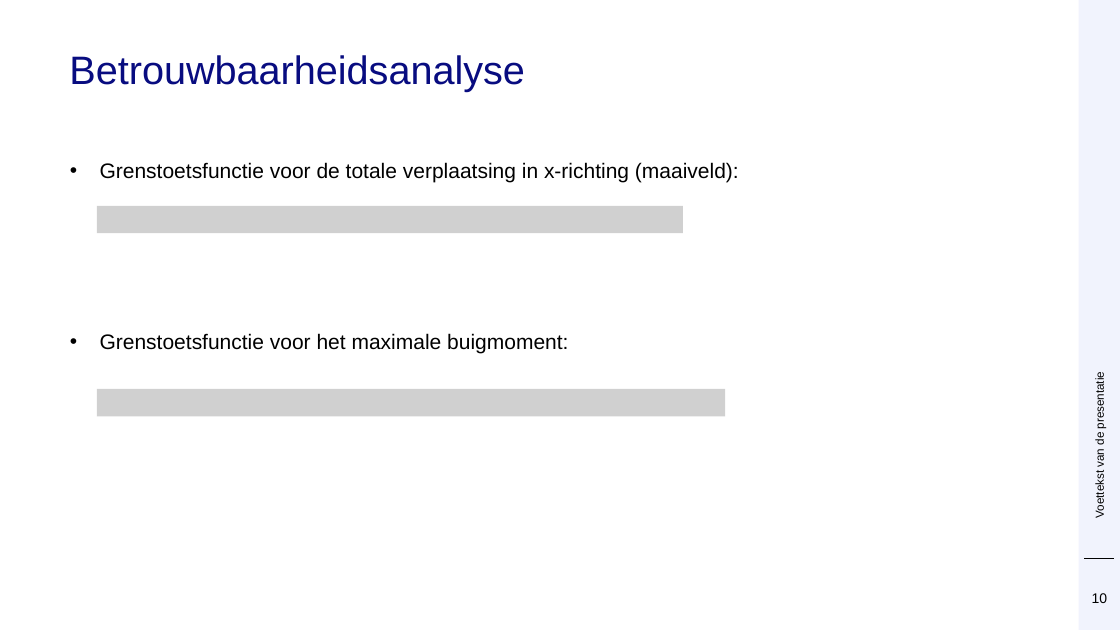
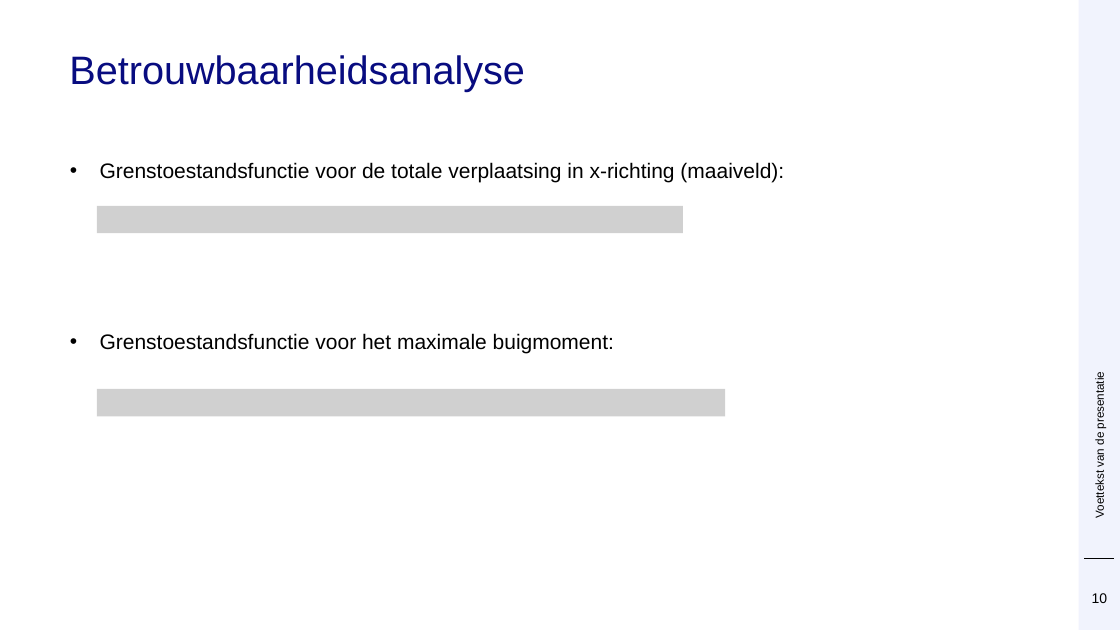
Before and after one commit to Deltares/ProbabilisticLibrary, a slide deck: slide 10 of sources/Deltares.Probabilistic.PWrapper.Examples/kratos/Prob Kratos DSD.pptx. Drawn at 1120x630 pixels with LibreOffice and Linux fonts; fonts in the diff are those of the drawing; grey boxes stand for pictures; background and template pictures are left out. Boxes give left, top, right and bottom in pixels: in the first picture for what was removed or moved away, otherwise in the second. Text is boxed around its words. In the diff, an @@ line names an element or a change of style, - is before the commit and + after.

Commit message:
typo grenstoestandsfunctie

```diff
--- a/sources/Deltares.Probabilistic.PWrapper.Examples/kratos/Prob Kratos DSD.pptx
+++ b/sources/Deltares.Probabilistic.PWrapper.Examples/kratos/Prob Kratos DSD.pptx
@@ text at (x1=100, y1=162, x2=784, y2=354): text changed @@
-• Grenstoetsfunctie voor de totale verplaatsing in x-richting (maaiveld):
-• Grenstoetsfunctie voor het maximale buigmoment:
+• Grenstoestandsfunctie voor de totale verplaatsing in x-richting (maaiveld):
+• Grenstoestandsfunctie voor het maximale buigmoment:
```
